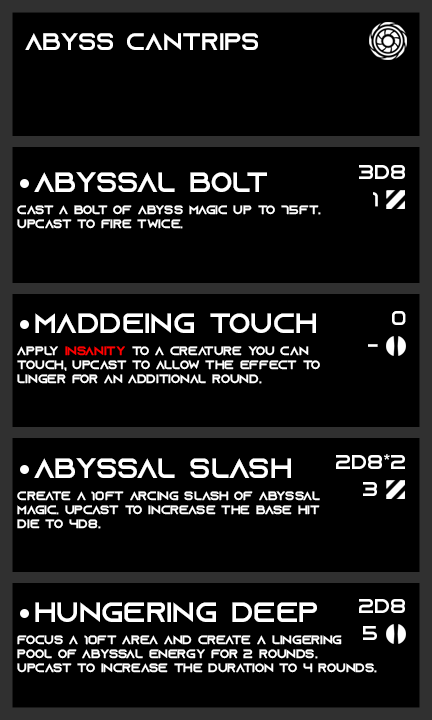
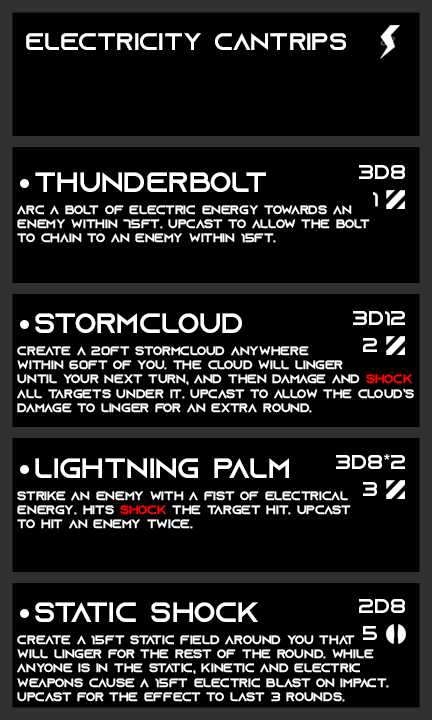
Comparing the layer stacks of the two (432, 720) images. Changes:
renamed "abyss cantrips" to "electricity cantrips", painted on it over <box>25,33,346,50</box>
showed "electricity" over <box>380,25,400,59</box>
hid "abyss" over <box>369,22,407,60</box>
renamed "cast a bolt of abyss magic up to 75ft. upcast to fire twice." to "arc a bolt of electric energy towards an enemy within 75ft. upc", painted on it over <box>17,205,370,243</box>
renamed "abyssal bolt" to "thunderbolt", painted on it over <box>34,172,267,192</box>
renamed "apply insanity to a creature you can touch, upcast to allow th" to "create a 20ft stormcloud anywhere within 60ft of you. the clou", painted on it over <box>17,346,414,413</box>
renamed "maddeing touch" to "stormcloud", painted on it over <box>35,313,316,333</box>
showed "Anti Tank" (2nd of 4, in "Level 2" › "Stats copy") over <box>386,336,405,355</box>
hid "Standard" (2nd of 4, in "Level 2" › "Stats copy") over <box>386,336,406,356</box>
painted on "AP" (2nd of 4, in "Level 2" › "Stats copy") over <box>363,338,378,352</box>
renamed "0" to "3d12", painted on it over <box>353,311,406,326</box>
renamed "create a 10ft arcing slash of abyssal magic. upcast to increas" to "strike an enemy with a fist of electrical energy. hits shock th", painted on it over <box>17,491,351,529</box>
renamed "abyssal slash" to "lightning palm", painted on it over <box>34,458,291,478</box>
renamed "2d8*2" to "3d8*2", painted on it over <box>336,455,350,469</box>
renamed "focus a 10ft area and create a lingering pool of abyssal energ" to "create a 15ft static field around you that will linger for the", painted on it over <box>17,635,389,702</box>
renamed "hungering deep" to "static shock", painted on it over <box>35,602,317,622</box>